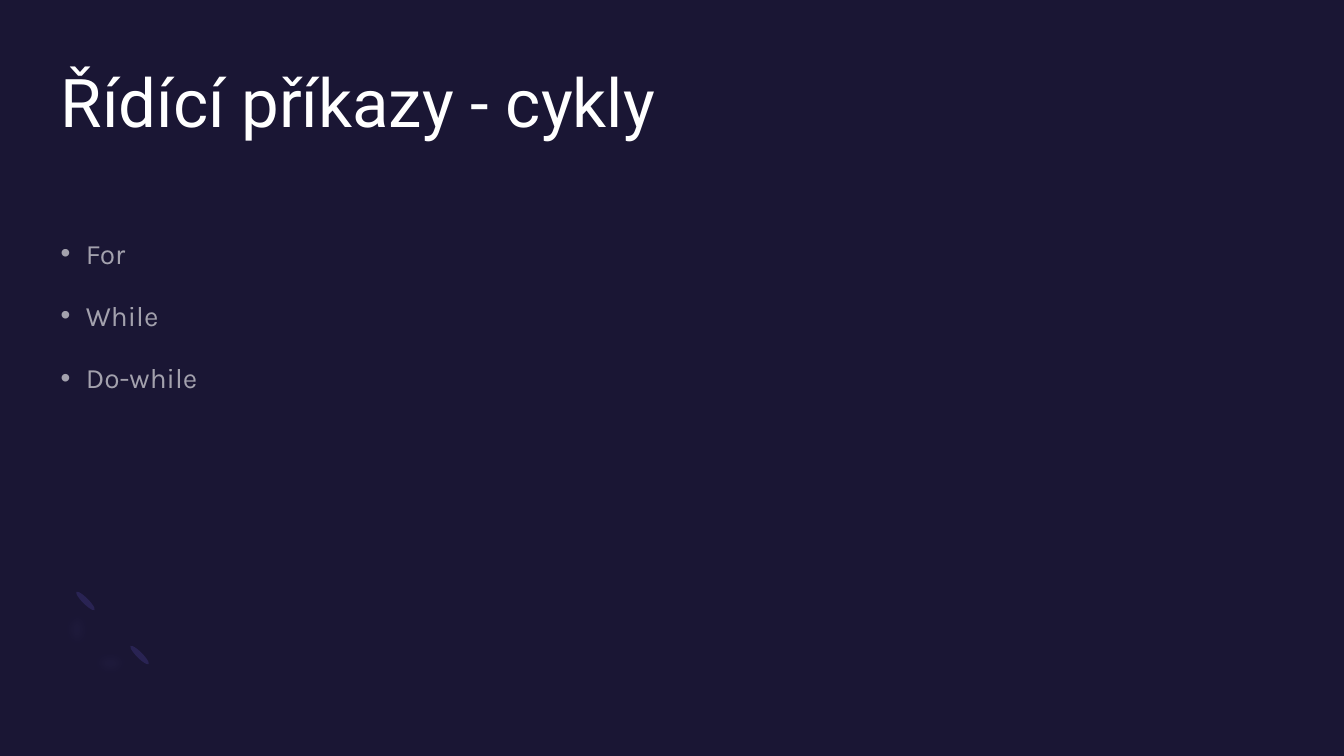
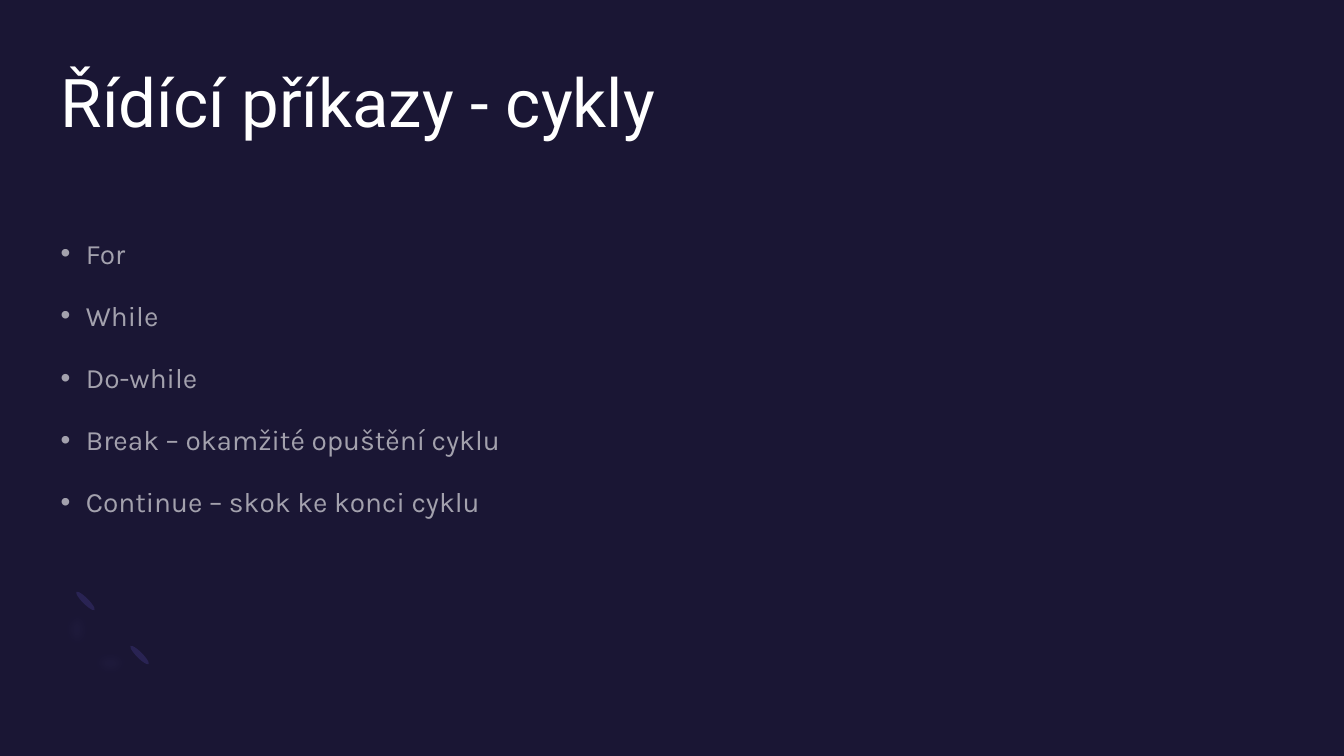
Before and after one commit to KokosHraje/C-VDAPrezentace, a slide deck: slide 10 of Programovací-jazyk-C.pptx. Drawn at 1344x756 pixels with LibreOffice and Linux fonts; fonts in the diff are those of the drawing. Boxes give left, top, right and bottom in pixels: in the first picture for what was removed or moved away, otherwise in the second. Text is boxed around its words. In the diff, an @@ line names an element or a change of style, - is before the commit and + after.

```diff
--- a/Programovací-jazyk-C.pptx
+++ b/Programovací-jazyk-C.pptx
@@ text at bbox=[86, 429, 500, 519]: paragraphs added @@
+• Break – okamžité opuštění cyklu
+• Continue – skok ke konci cyklu
```
Also in this commit, not shown: 1 other slide changed, 2 slides added, 1 slide removed.
